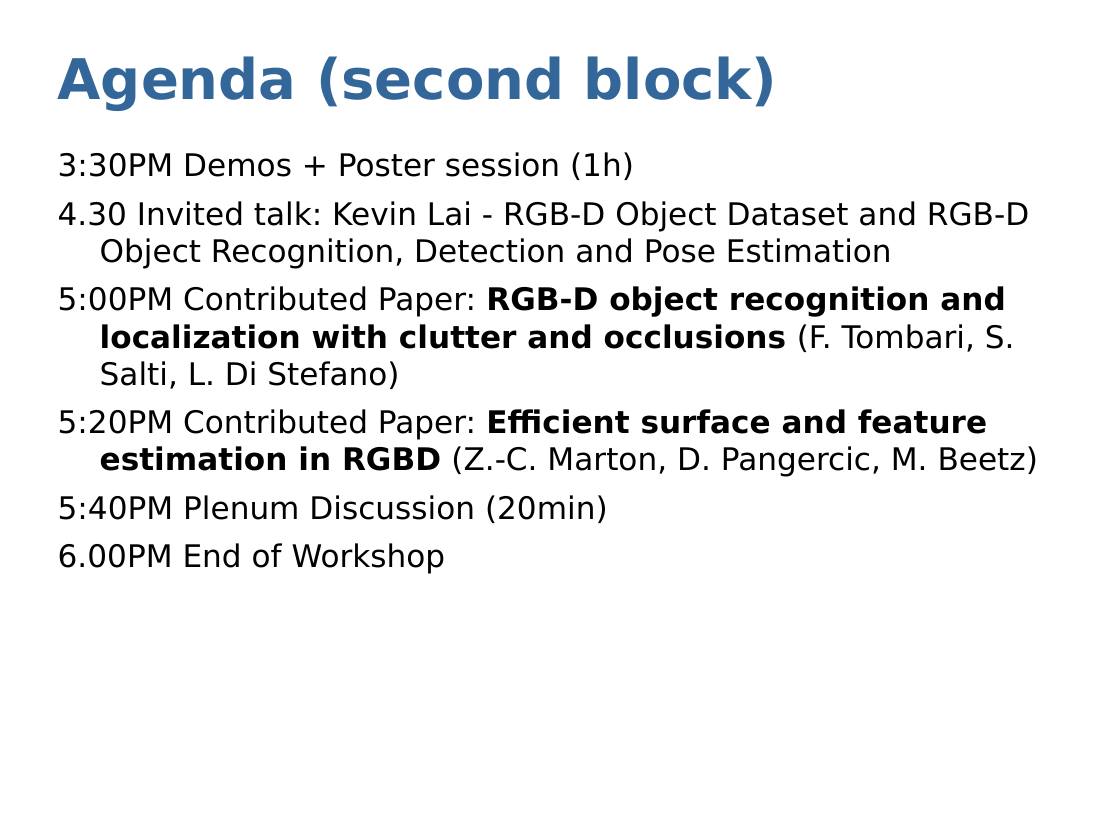
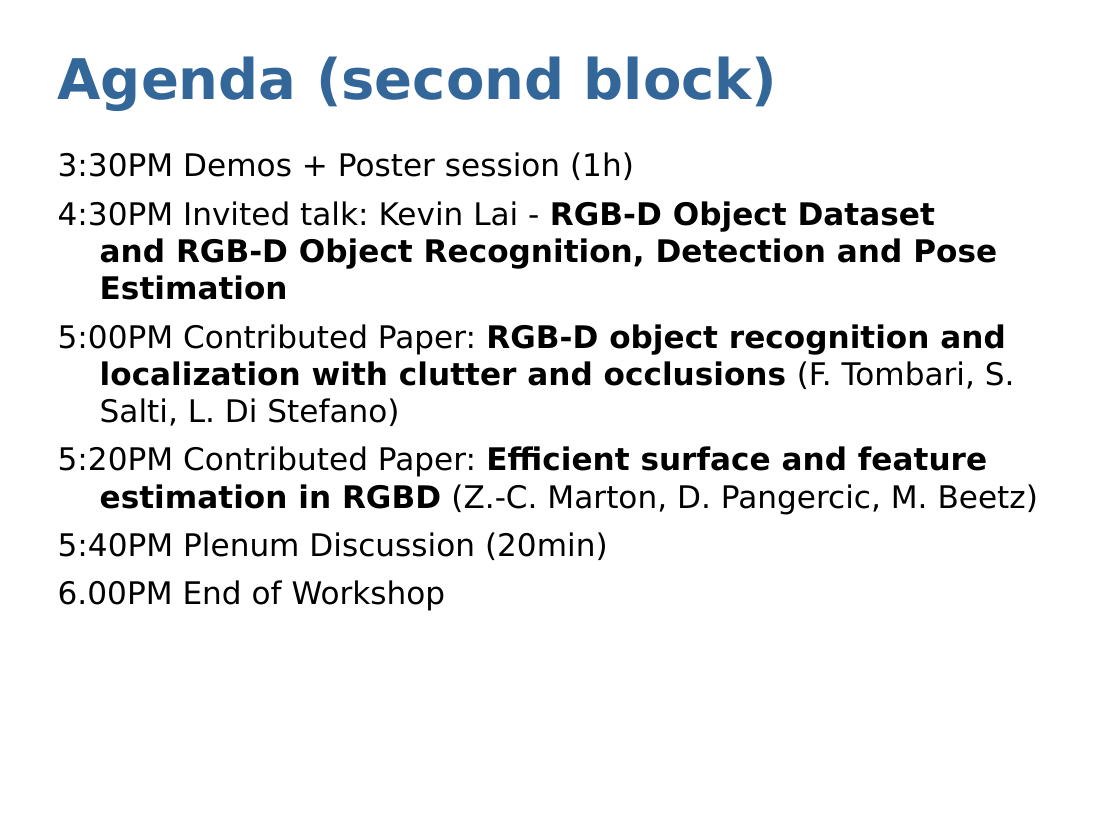
Before and after one commit to dejanpan/rgbd2011, a slide deck: slide 12 of presentations/sturm11rgbd-intro.ppt. Drawn at 1120x840 pixels with LibreOffice and Linux fonts; fonts in the diff are those of the drawing. Boxes give left, top, right and bottom in pixels: in the first picture for what was removed or moved away, otherwise in the second. Text is boxed around its words. In the diff, an @@ line names an element or a change of style, - is before the commit and + after.

```diff
--- a/presentations/sturm11rgbd-intro.ppt
+++ b/presentations/sturm11rgbd-intro.ppt
@@ text at bbox=[58, 201, 997, 300]: text changed; bold on @@
-4.30 Invited talk: Kevin Lai - RGB-D Object Dataset and RGB-D Object Recognition, Detection and Pose Estimation
+4:30PM Invited talk: Kevin Lai - RGB-D Object Dataset and RGB-D Object Recognition, Detection and Pose Estimation
```
Also in this commit, not shown: 1 other file.
